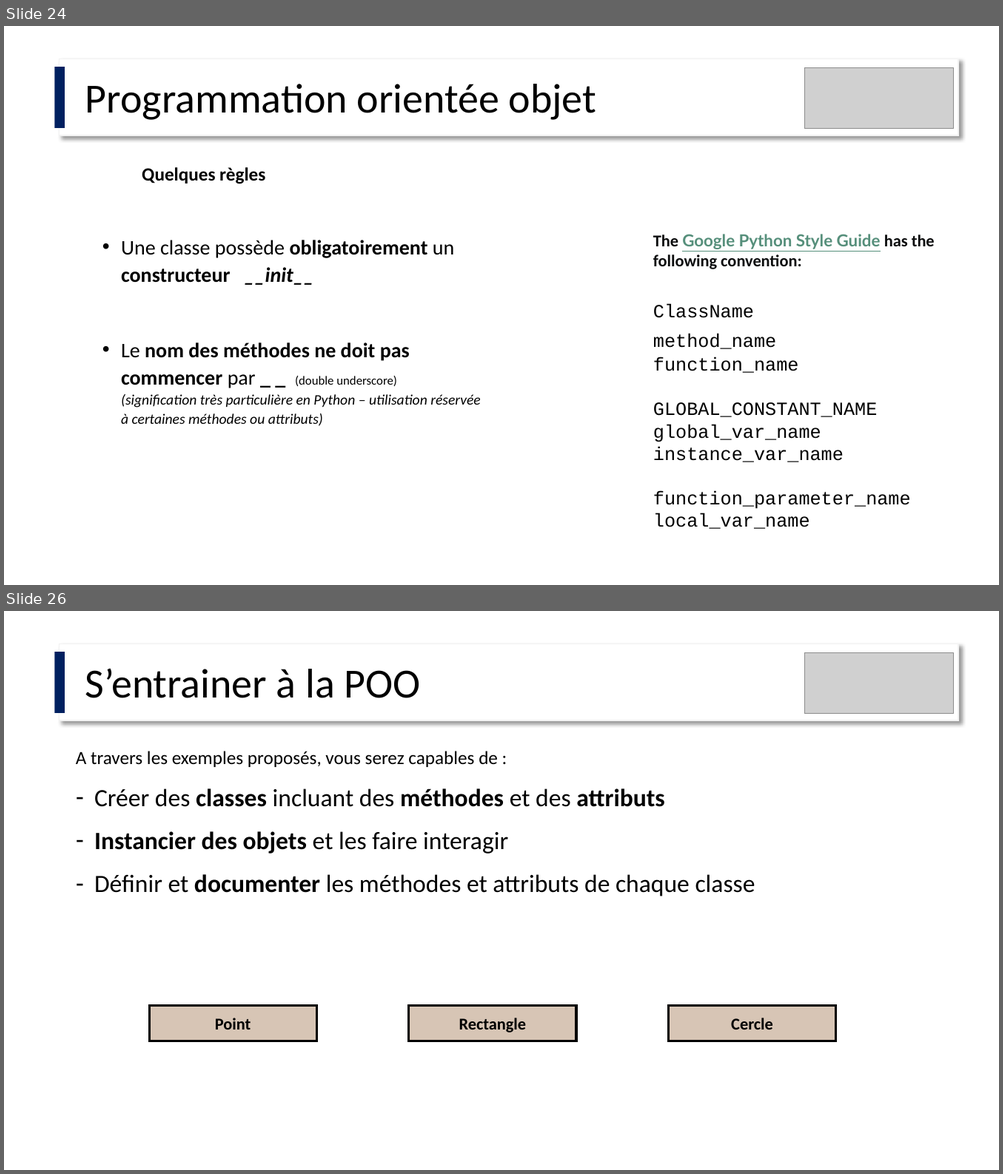
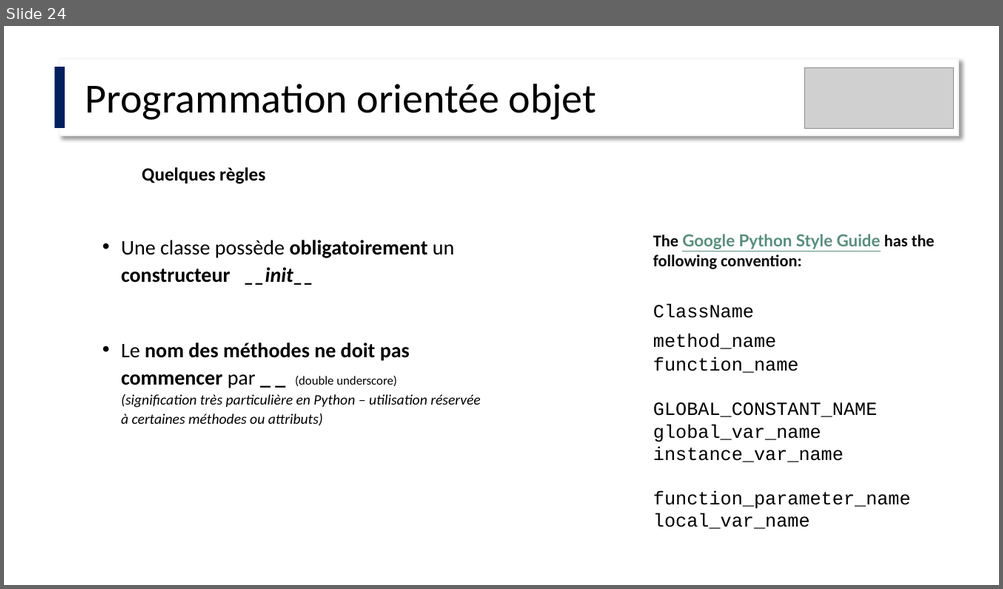
Before and after one commit to IOGS-Digital-Methods/semester-6, a slide deck: ONIP-FISA/POO_eclairement/ONIP2_Classes_et_objets.pptx. Shown one above the other, each under a label of ours: slides 24 and 26 before the commit, slide 24 after it; the slides between them are not shown. The pictures are 1003x1174 and 1003x589 pixels, drawn with LibreOffice and Linux fonts; fonts in the diff are those of the drawing; grey boxes stand for pictures. Boxes give left, top, right and bottom in pixels: in the first picture for what was removed or moved away, otherwise in the second. Text is boxed around its words. In the diff, an @@ line names an element or a change of style, - is before the commit and + after.

Commit message:
Update POO FISA / Separating course (Animal) and example (Point)

```diff
--- a/ONIP-FISA/POO_eclairement/ONIP2_Classes_et_objets.pptx
+++ b/ONIP-FISA/POO_eclairement/ONIP2_Classes_et_objets.pptx
@@ slide 26 removed at (4,611,999,1170), background #FFFFFF @@
@@ rectangle removed at (55,652,65,713) @@
@@ rectangle removed at (60,644,959,721) @@
@@ picture removed at (805,652,954,714) @@
@@ text removed at (85,668,420,698) @@
-S’entrainer à la POO
@@ text removed at (76,751,755,897) @@
-A travers les exemples proposés, vous serez capables de :
-– Créer des classes incluant des méthodes et des attributs
-– Instancier des objets et les faire interagir
-– Définir et documenter les méthodes et attributs de chaque classe
@@ rectangle removed at (150,1006,316,1042) @@
-Point
@@ rectangle removed at (409,1006,576,1042) @@
-Rectangle
@@ rectangle removed at (668,1006,835,1042) @@
-Cercle
```
Also in this commit, not shown: 11 other slides removed, 3 other files.
